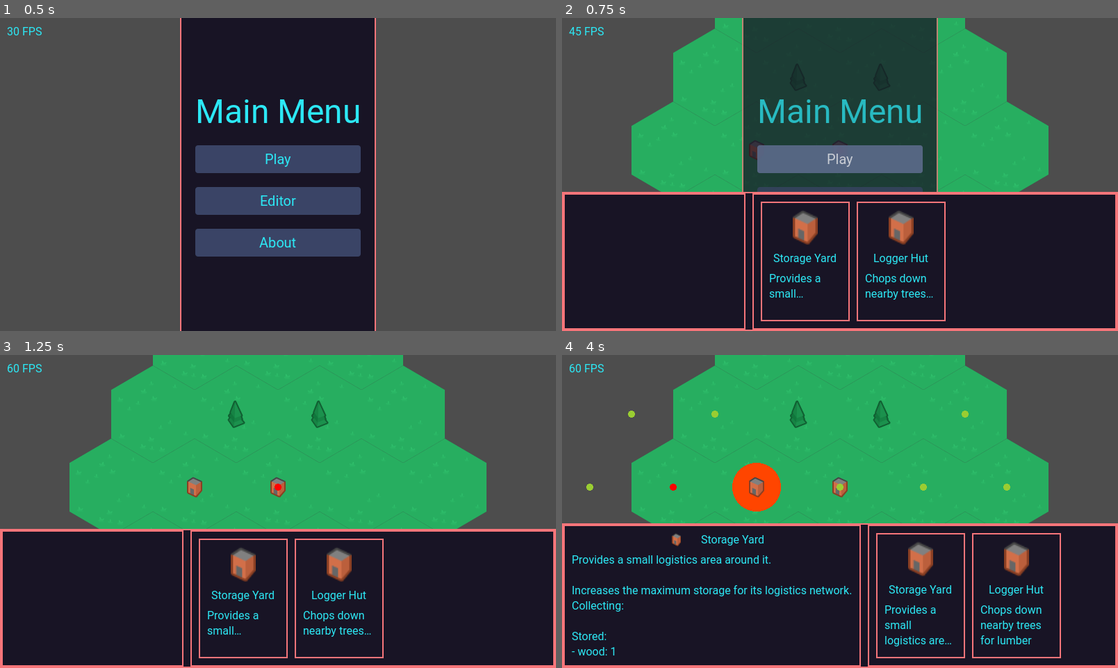
Above: before the commit, frames 1-4 (two rows, left to right).
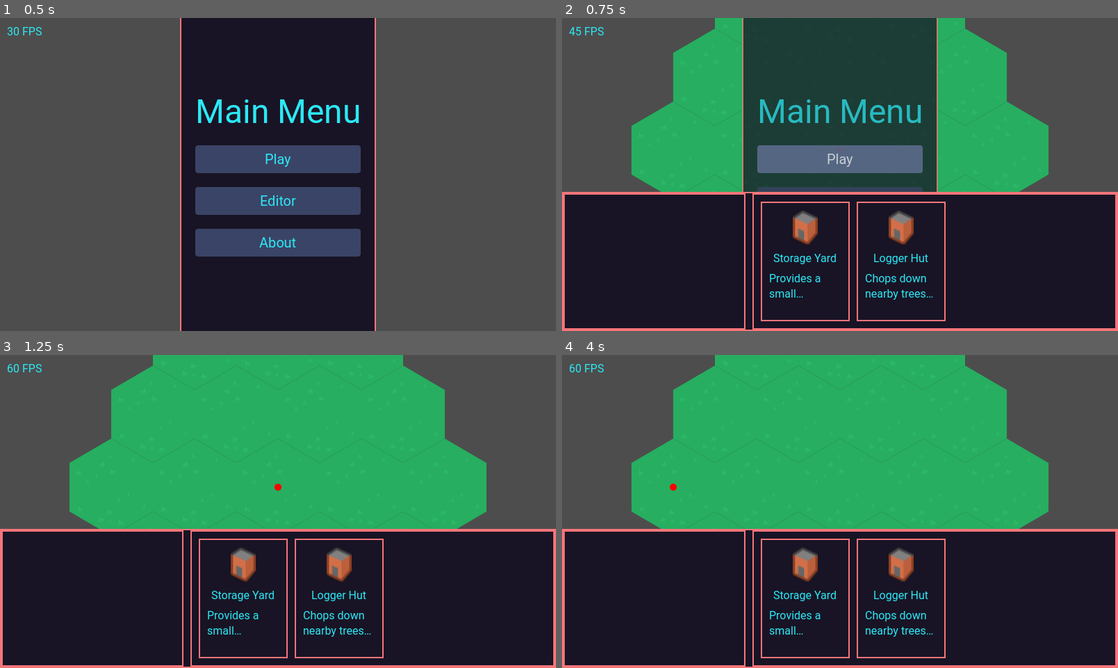
Above: after the commit, the same moments.

Repository: Bloodyaugust/citybuilder-sim
Game: Godot game, scene res://scenes/main.tscn
Two runs of this game, one before a commit and one after it. Both use one fixed random seed, a clock stepped at 60 frames per second and the inputs below. The engine's default icon, where the game draws it, is replaced by a stand-in: a white triangle on a blue panel in a dark square.
Inputs (mouse positions are in pixels of both pictures, inside the frame that each line leads up to):
- Up to frame 1 (0.5 s): no input
- Up to frame 2 (0.75 s): click "Play" at 0.5 s
- Up to frame 3 (1.25 s): no input
- Up to frame 4 (4 s): tap Enter at 1.25 s; drag from (806, 599) to (895, 442) at 1.27 s; drag from (901, 599) to (812, 574) at 2.02 s; move the mouse to (895, 442) at 2.77 s; hold D (move_right) 2.78-3.5 s; right-click (895, 442) at 2.85 s; click (895, 442) at 3.5 s; drag from (812, 574) to (673, 464) at 3.52 s

Frame 1 is identical in both runs. In frame 2, less than 0.1% of the frame differs, in the area x 33-52%, y 39-46%; in frame 3, 0.6%; in frame 4, 10%, in the area x 0-100%, y 14-100%.
Error after the commit: Invalid assignment of property or key 'data' with value of type 'Resource (BuildingData)' on a base object of type 'null instance'. (res://scripts/classes/Surf…

Commit message:
Add Unit actor/class
Units currently are just for logistics pickups. Eventually, this will also cover selectable, orderable units.

- Refactor Building to use laborer units for fulfilling logistics requests
- Add store_resources method to Buildings for dropping off resources

Diff:
--- a/actors/Building.gd
+++ b/actors/Building.gd
@@ -2,6 +2,9 @@
 class_name Building
 
 signal request_logistics_pickup(building: Node2D)
+
+const UNIT_SCENE: PackedScene = preload("res://actors/Unit.tscn")
+const LABORER_UNIT_DATA: UnitData = preload("res://data/units/laborer.tres")
 
 @export var data: BuildingData
 
@@ -97,6 +100,21 @@
 	return _resources_copy
 
 
+func store_resources(resources: Dictionary) -> void:
+	if GameConstants.BUILDING_FLAGS.LOGISTICS in data.building_flags:
+		_logistics_controller.add_resources_to_logistic_network_by_id(
+			_logistics_controller.get_building_logistic_network_id(self), resources
+		)
+	else:
+		for _resource_id in resources.keys():
+			if _stored_resources.has(_resource_id):
+				_stored_resources[_resource_id] = (
+					_stored_resources[_resource_id] + resources[_resource_id]
+				)
+			else:
+				_stored_resources[_resource_id] = resources[_resource_id]
+
+
 func _draw():
 	if _draw_details:
 		for _collision_tile in _collision_tiles:
@@ -118,15 +136,15 @@
 	_building_controller.remove_building(self)
 
 
-func _on_request_logistics_pickup(building: Node2D) -> void:
-	var _requesting_building_stored_resources: Dictionary = building.pickup_stored_resources()
-
-	print(_tilemap.get_nav_path(_origin_tile, building.get_origin_tile()))
-
-	_logistics_controller.add_resources_to_logistic_network_by_id(
-		_logistics_controller.get_building_logistic_network_id(self),
-		_requesting_building_stored_resources
-	)
+func _on_request_logistics_pickup(building: Building) -> void:
+	var _new_laborer: Unit = UNIT_SCENE.instantiate()
+
+	_new_laborer.global_position = global_position
+	_new_laborer.data = LABORER_UNIT_DATA
+	_new_laborer.dispatch_building = self
+	_new_laborer.target_building = building
+
+	get_parent().add_child(_new_laborer)
 
 
 func _on_store_state_changed(state_key, substate):
@@ -156,7 +174,7 @@
 				)
 			)
 
-			if _stored_resources[_resource_id] > 1.0:
+			if _stored_resources[_resource_id] > 1.0 && !_logistics_pickup_requested:
 				_logistics_pickup_requested = true
 				request_logistics_pickup.emit(self)
 		else:
--- /dev/null
+++ b/actors/Unit.gd
@@ -0,0 +1,42 @@
+extends Node2D
+class_name Unit
+
+@export var data: UnitData
+
+var dispatch_building: Building
+var target_building: Building
+
+@onready var _sprite: Sprite2D = %Sprite2D
+@onready var _tilemap: Surface = get_tree().get_first_node_in_group("TileMap")
+
+var _arrived_at_target: bool = false
+var _current_path_index: int = 0
+var _path: Array[Vector2]
+var _stored_resources: Dictionary = {}
+
+
+func _process(delta):
+	global_position = global_position.move_toward(_path[_current_path_index], delta * data.speed)
+
+	if global_position.is_equal_approx(_path[_current_path_index]):
+		_current_path_index += 1
+
+		if _current_path_index == _path.size():
+			if _arrived_at_target:
+				dispatch_building.store_resources(_stored_resources)
+				queue_free()
+			else:
+				_arrived_at_target = true
+				_stored_resources = target_building.pickup_stored_resources()
+
+				_path = _tilemap.get_nav_path(
+					target_building.get_origin_tile(), dispatch_building.get_origin_tile()
+				)
+				_current_path_index = 0
+
+
+func _ready():
+	_path = _tilemap.get_nav_path(
+		dispatch_building.get_origin_tile(), target_building.get_origin_tile()
+	)
+	_sprite.texture = data.sprite
--- /dev/null
+++ b/actors/Unit.tscn
@@ -0,0 +1,11 @@
+[gd_scene load_steps=3 format=3 uid="uid://cfebuyjpmcf8c"]
+
+[ext_resource type="Script" path="res://actors/Unit.gd" id="1_pmqcp"]
+[ext_resource type="Texture2D" uid="uid://4typrc2p2rra" path="res://icon.png" id="2_fsofr"]
+
+[node name="Unit" type="Node2D"]
+script = ExtResource("1_pmqcp")
+
+[node name="Sprite2D" type="Sprite2D" parent="."]
+unique_name_in_owner = true
+texture = ExtResource("2_fsofr")
--- /dev/null
+++ b/data/unit_data.gd
@@ -0,0 +1,5 @@
+extends Resource
+class_name UnitData
+
+@export var speed: float
+@export var sprite: Texture2D
--- /dev/null
+++ b/data/units/laborer.tres
@@ -0,0 +1,9 @@
+[gd_resource type="Resource" script_class="UnitData" load_steps=3 format=3 uid="uid://b8hmmunemlyyw"]
+
+[ext_resource type="Script" path="res://data/unit_data.gd" id="1_2h6ow"]
+[ext_resource type="Texture2D" uid="uid://dgo6wkr1mdsug" path="res://sprites/units/laborer.png" id="2_7vm0r"]
+
+[resource]
+script = ExtResource("1_2h6ow")
+speed = 100.0
+sprite = ExtResource("2_7vm0r")
--- a/scenes/levels/level-0.tscn
+++ b/scenes/levels/level-0.tscn
@@ -133,11 +133,11 @@
 unique_name_in_owner = true
 
 [node name="StartingBuilding" parent="StartingBuildings" instance=ExtResource("3_qxf0i")]
-position = Vector2(-2, -20)
+position = Vector2(14, -224)
 data = ExtResource("4_acv8b")
 
 [node name="StartingBuilding2" parent="StartingBuildings" instance=ExtResource("3_qxf0i")]
-position = Vector2(-121, -28)
+position = Vector2(-64, 70)
 data = ExtResource("5_d6b3e")
 
 [node name="StartingResources" type="Node2D" parent="."]
Binary file added: sprites/units/laborer.png
Not shown, added: sprites/units/laborer.png.import
Not shown, removed: sprites/.DS_Store
